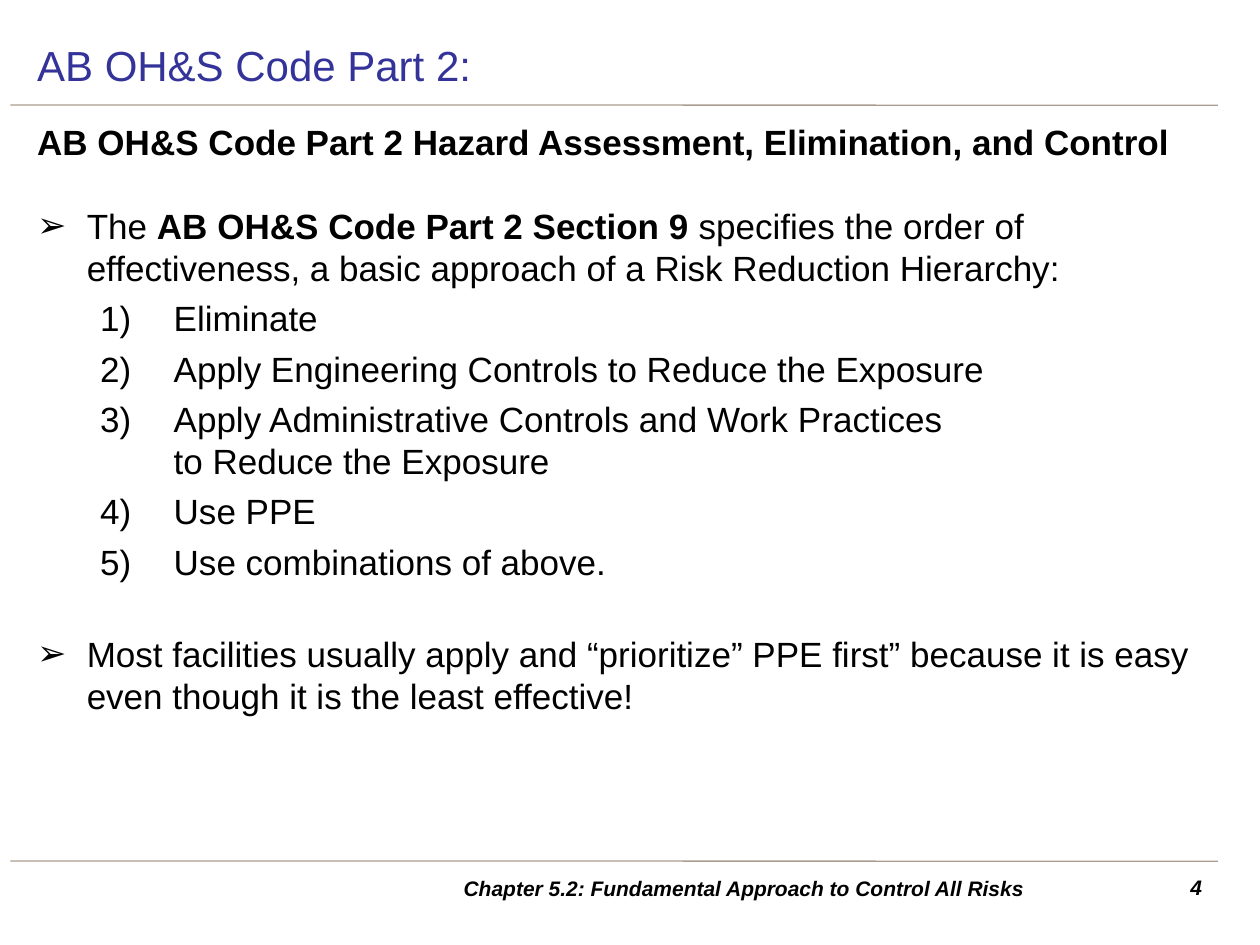
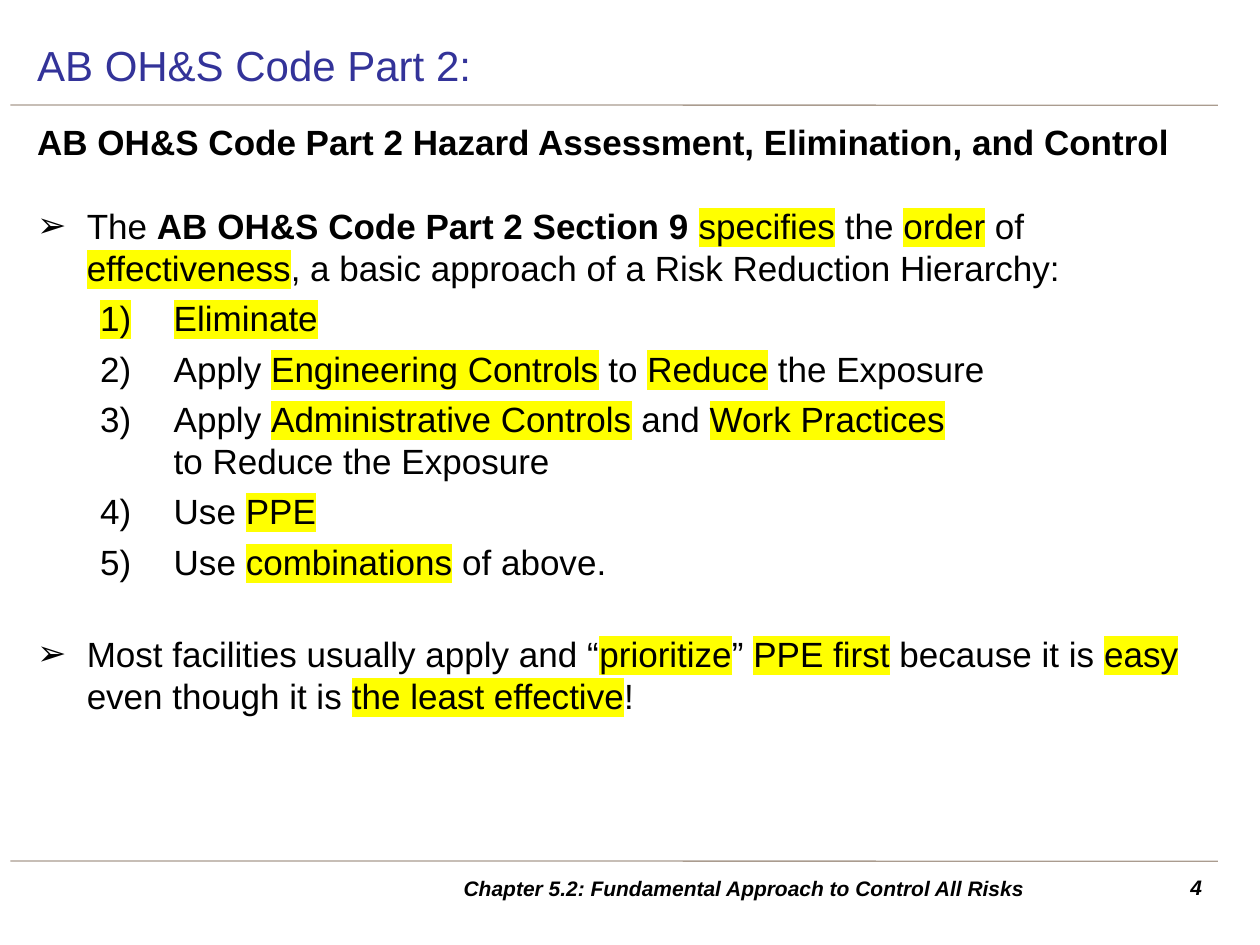
Before and after one commit to Dekr0/ENGG-404, a slide deck: slide 4 of Lecture PPTs - Students/25 Ch5.2 Fundamental Approach v20200926 SV.pptx. Drawn at 1260x945 pixels with LibreOffice and Linux fonts; fonts in the diff are those of the drawing; background and template pictures are left out. Boxes give left, top, right and bottom in pixels: in the first picture for what was removed or moved away, otherwise in the second. Text is boxed around its words. In the diff, an @@ line names an element or a change of style, - is before the commit and + after.

```diff
--- a/Lecture PPTs - Students/25 Ch5.2 Fundamental Approach v20200926 SV.pptx
+++ b/Lecture PPTs - Students/25 Ch5.2 Fundamental Approach v20200926 SV.pptx
@@ text at box(87, 213, 1060, 576): highlight none to #FFFF00 in "specifies order effectiveness,", "Eliminate", "Engineering Controls Reduce", "Administrative Controls Work Practices" and 2 more places @@
@@ text at box(87, 639, 1178, 716): text changed @@
-➢ Most facilities usually apply and “prioritize” PPE first” because it is easy even though it is the least effective!
+➢ Most facilities usually apply and “prioritize” PPE first because it is easy even though it is the least effective!
```
Also in this commit, not shown: 2 other slides changed, 21 other files.
